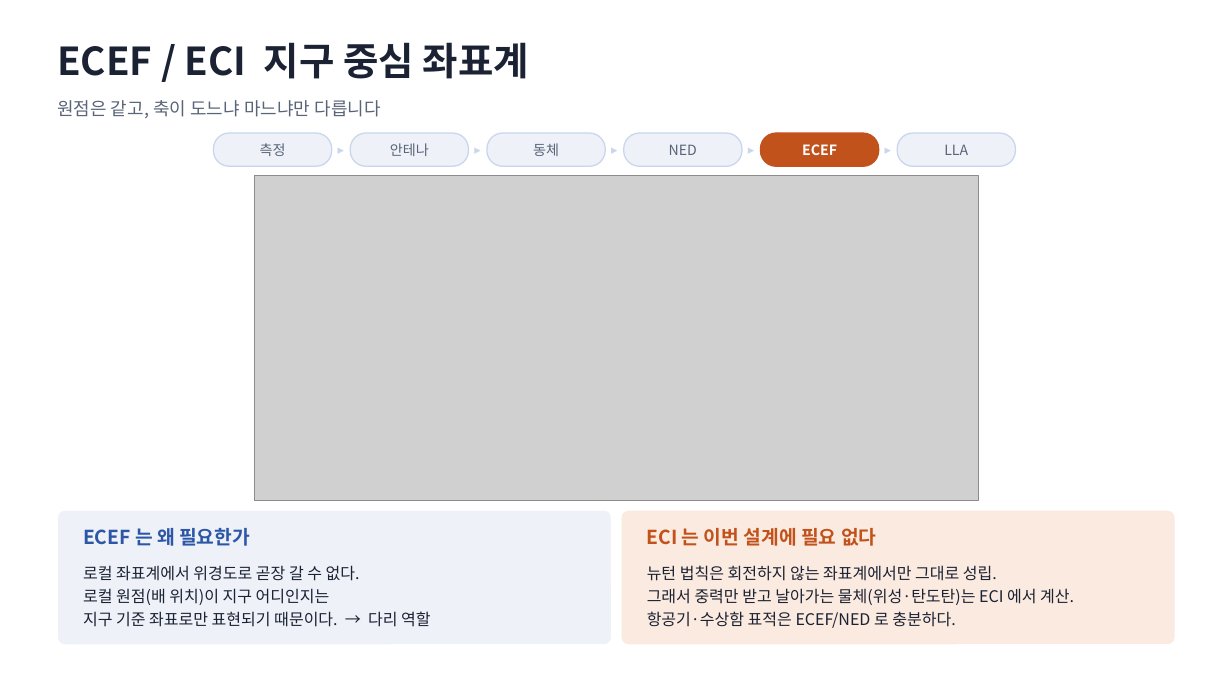
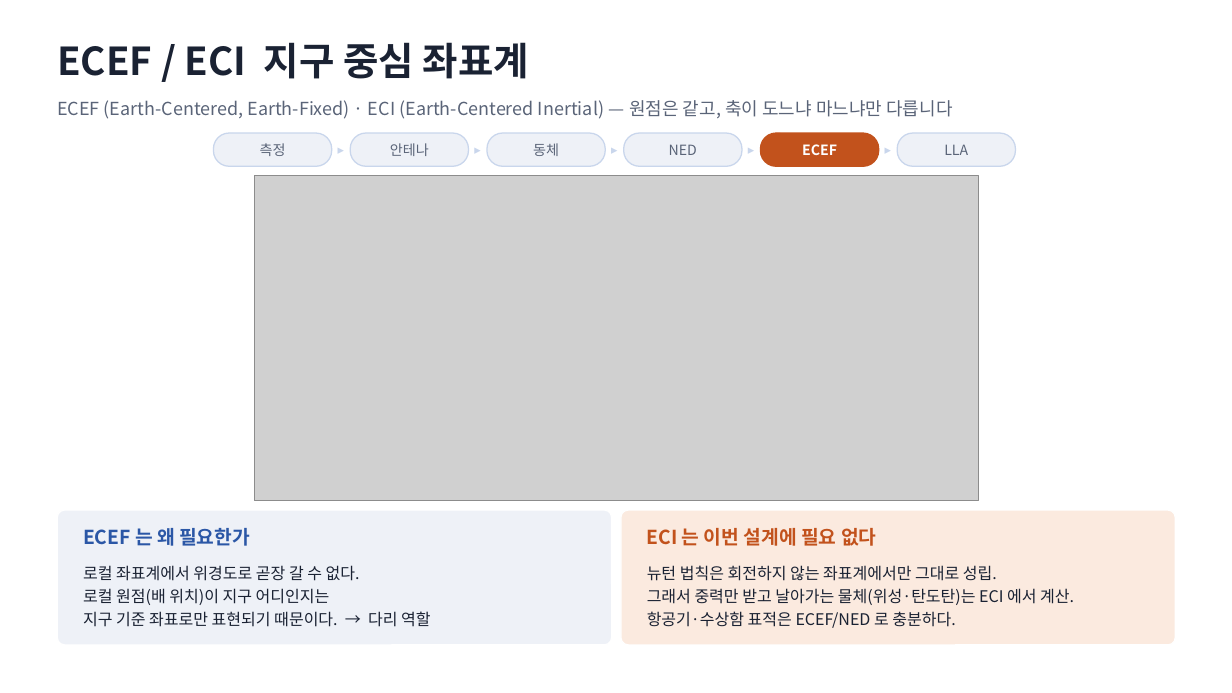
Before and after one commit to harley-hwan/IpcProc, a slide deck: slide 18 of Part2_CoordFrames/ref/산출물/Chapter2_coordinate_systems.pptx. Drawn at 1232x693 pixels with LibreOffice and Linux fonts; fonts in the diff are those of the drawing; grey boxes stand for pictures. Boxes give left, top, right and bottom in pixels: in the first picture for what was removed or moved away, otherwise in the second. Text is boxed around its words. In the diff, an @@ line names an element or a change of style, - is before the commit and + after.

```diff
--- a/Part2_CoordFrames/ref/산출물/Chapter2_coordinate_systems.pptx
+++ b/Part2_CoordFrames/ref/산출물/Chapter2_coordinate_systems.pptx
@@ text at (57,100,952,119): text changed @@
-원점은 같고, 축이 도느냐 마느냐만 다릅니다
+ECEF (Earth-Centered, Earth-Fixed) · ECI (Earth-Centered Inertial) — 원점은 같고, 축이 도느냐 마느냐만 다릅니다
```
Also in this commit, not shown: 8 other slides changed, 7 other files.
